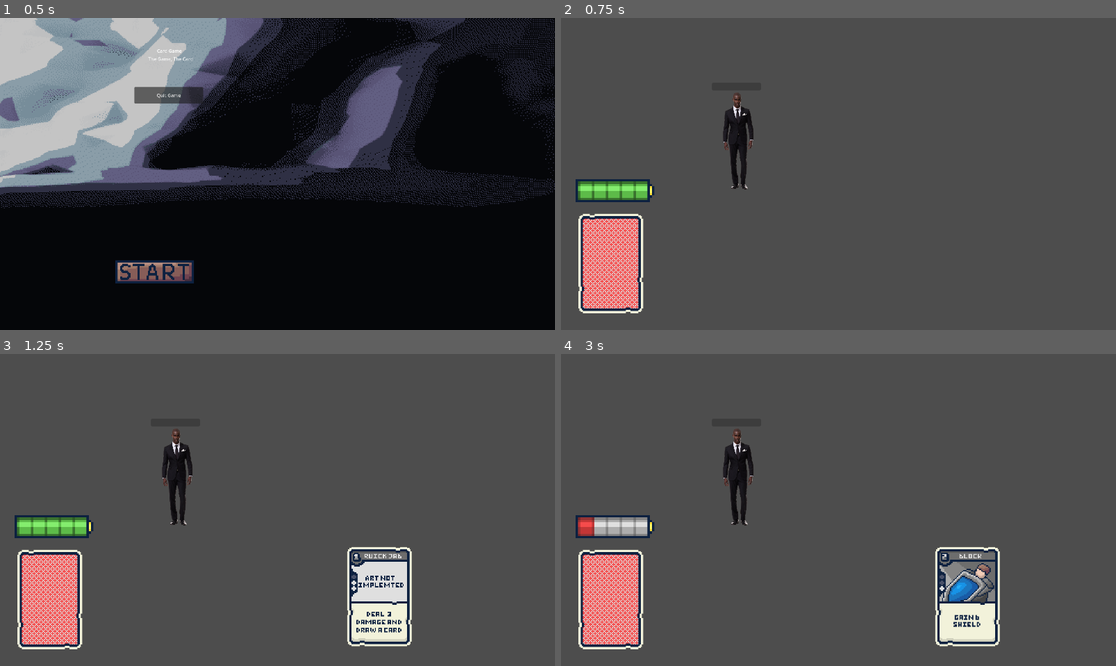
Above: before the commit, frames 1-4 (two rows, left to right).
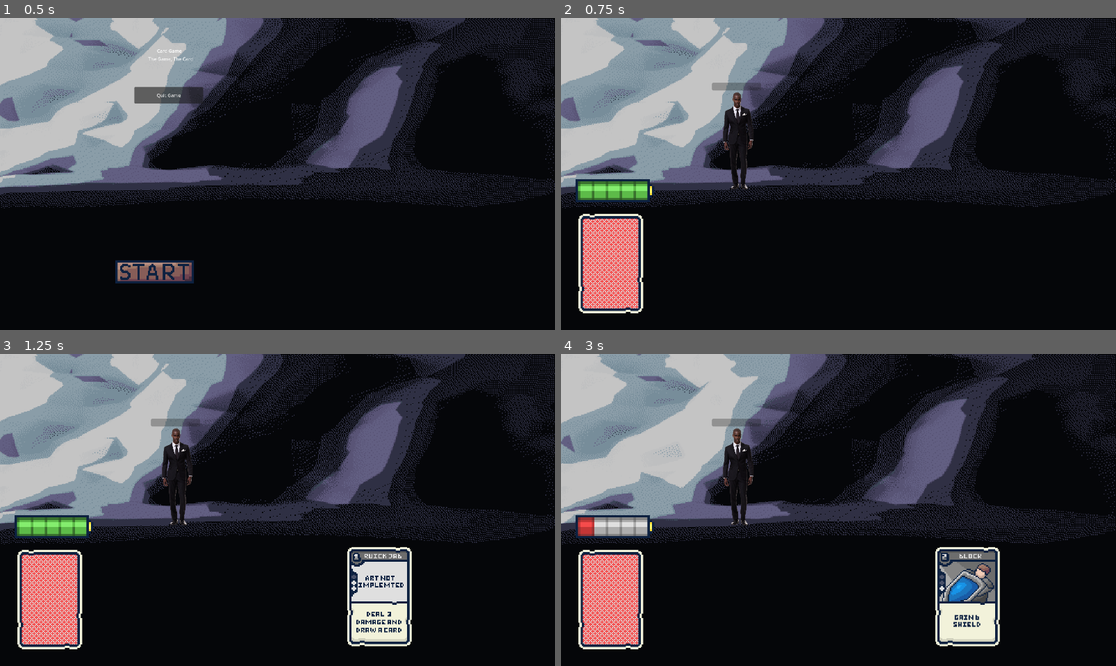
Above: after the commit, the same moments.

Repository: Fredeblok0912/Card_game
Game: Godot game, scene res://menu.tscn
Two runs of this game, one before a commit and one after it. Both use one fixed random seed, a clock stepped at 60 frames per second and the inputs below.
Inputs (mouse positions are in pixels of both pictures, inside the frame that each line leads up to):
- Up to frame 1 (0.5 s): no input
- Up to frame 2 (0.75 s): click (716, 270) at 0.5 s
- Up to frame 3 (1.25 s): no input
- Up to frame 4 (3 s): move the mouse to (938, 597) at 1.27 s; hold Up (ui_up) 1.28-2.03 s; click (938, 597) at 1.42 s; move the mouse to (899, 597) at 2.02 s; hold Down (ui_down) 2.03-2.78 s; click (899, 597) at 2.17 s; move the mouse to (921, 597) at 2.77 s; hold Up (ui_up) from 2.78 s (still down); click (921, 597) at 2.92 s

Frame 1 is identical in both runs. In frame 2, 94% of the frame differs, in the area x 0-100%, y 0-100%; in frame 3, 90%; in frame 4, 90%.

Commit message:
added background

Diff:
--- a/game.tscn
+++ b/game.tscn
@@ -203,7 +203,6 @@
 [node name="Animated Sprites" type="Node" parent="."]
 
 [node name="Background_sprite" type="AnimatedSprite2D" parent="Animated Sprites"]
-visible = false
 z_index = -10
 position = Vector2(576, -6.67572e-06)
 scale = Vector2(3.33333, 3.33333)
@@ -224,3 +223,5 @@
 position = Vector2(-212, 310)
 scale = Vector2(4, 4)
 texture = ExtResource("13_lc2xo")
+
+[node name="Sprite2D2" type="Sprite2D" parent="Animated Sprites"]
Binary file added: Art/image.png
Not shown, added: Art/image.png.import
